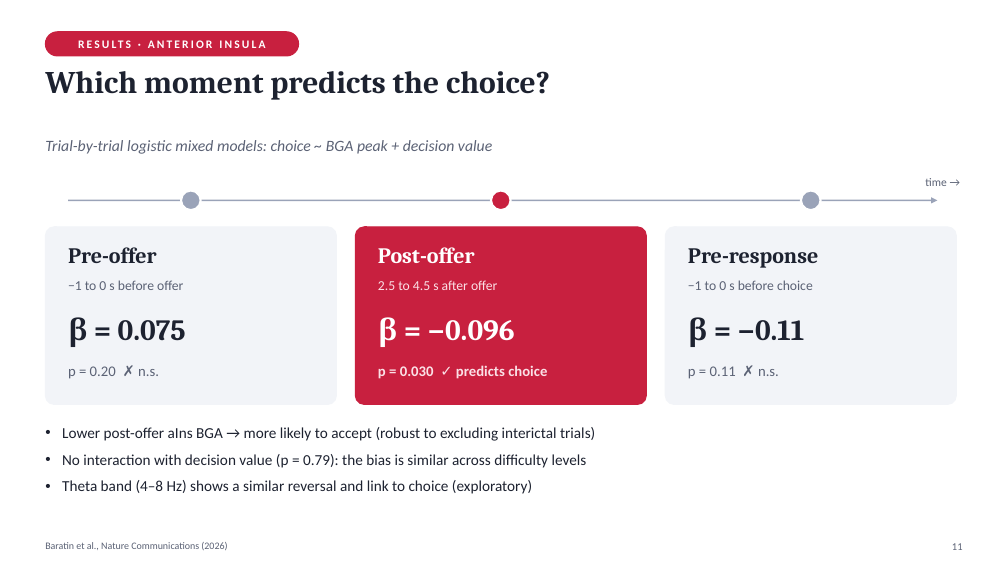
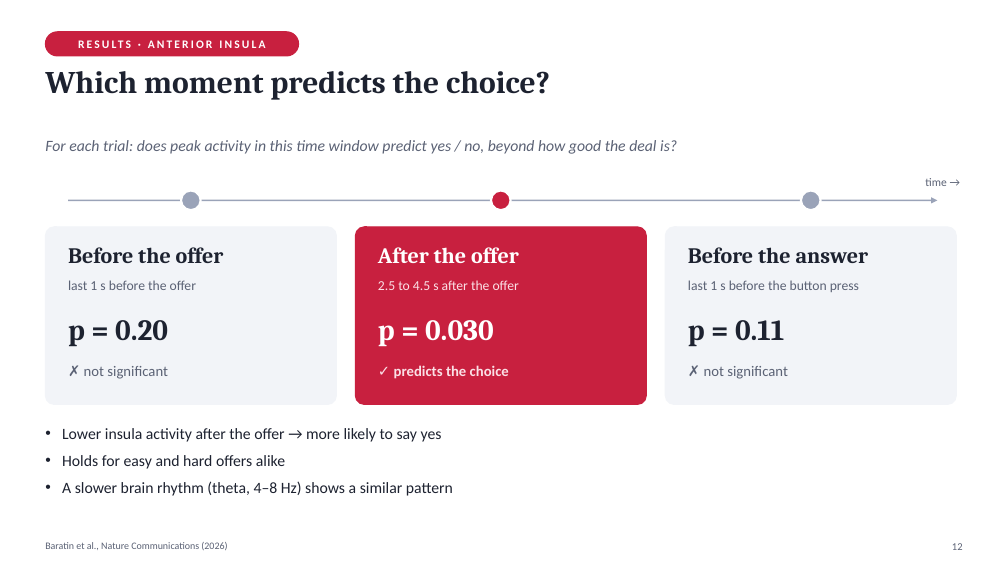
Before and after one commit to khoatranrb/DOC, a slide deck: slide 12 of Baratin2026_presentation/Baratin2026_ClosedLoop_aIns_presentation.pptx (slide 11 before the commit). Drawn at 1008x567 pixels with LibreOffice and Linux fonts; fonts in the diff are those of the drawing. Boxes give left, top, right and bottom in pixels: in the first picture for what was removed or moved away, otherwise in the second. Text is boxed around its words. In the diff, an @@ line names an element or a change of style, - is before the commit and + after.

```diff
--- a/Baratin2026_presentation/Baratin2026_ClosedLoop_aIns_presentation.pptx
+++ b/Baratin2026_presentation/Baratin2026_ClosedLoop_aIns_presentation.pptx
@@ text at bbox=[45, 140, 677, 154]: text changed @@
-Trial-by-trial logistic mixed models: choice ~ BGA peak + decision value
+For each trial: does peak activity in this time window predict yes / no, beyond how good the deal is?
@@ text at bbox=[68, 247, 224, 263]: text changed @@
-Pre-offer
+Before the offer
@@ text at bbox=[378, 247, 519, 263]: text changed @@
-Post-offer
+After the offer
@@ text at bbox=[688, 247, 869, 263]: text changed @@
-Pre-response
+Before the answer
@@ text at bbox=[68, 280, 196, 290]: text changed @@
-−1 to 0 s before offer
+last 1 s before the offer
@@ text at bbox=[378, 280, 519, 290]: text changed @@
-2.5 to 4.5 s after offer
+2.5 to 4.5 s after the offer
@@ text at bbox=[688, 280, 859, 292]: text changed @@
-−1 to 0 s before choice
+last 1 s before the button press
@@ text at bbox=[68, 320, 168, 347]: text changed @@
-β = 0.075
+p = 0.20
@@ text at bbox=[378, 320, 494, 347]: text changed @@
-β = −0.096
+p = 0.030
@@ text at bbox=[688, 320, 784, 347]: text changed @@
-β = −0.11
+p = 0.11
@@ text at bbox=[84, 366, 168, 379]: text changed @@
-p = 0.20 ✗ n.s.
+✗ not significant
@@ text at bbox=[394, 365, 509, 379]: text changed @@
-p = 0.030 ✓ predicts choice
+✓ predicts the choice
@@ text at bbox=[704, 366, 788, 379]: text changed @@
-p = 0.11 ✗ n.s.
+✗ not significant
@@ text at bbox=[62, 428, 453, 496]: text changed; size 14.5 to 15 pt @@
-• Lower post-offer aIns BGA → more likely to accept (robust to excluding interictal trials)
-• No interaction with decision value (p = 0.79): the bias is similar across difficulty levels
-• Theta band (4–8 Hz) shows a similar reversal and link to choice (exploratory)
+• Lower insula activity after the offer → more likely to say yes
+• Holds for easy and hard offers alike
+• A slower brain rhythm (theta, 4–8 Hz) shows a similar pattern
```
Also in this commit, not shown: 14 other slides changed, 2 slides added, 1 slide removed, 1 other file.
